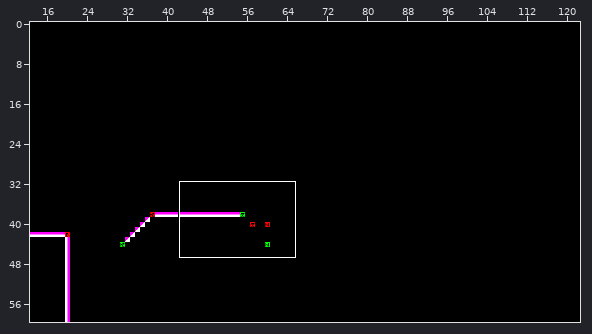
An edit to a level. Tiled map, res/levels/level0.tmx. Above: a wide view before the commit, with the close-up outlined.
Close-up. Old version:
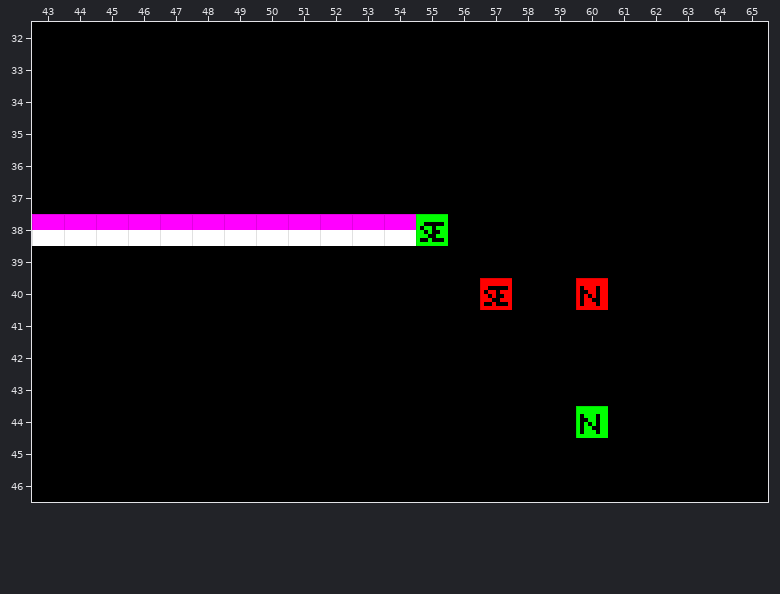
Cells are 8x8 px. Shown: x 43..65, y 32..46. The commit also changed other parts of the map, which this record leaves out.
Now the later version:
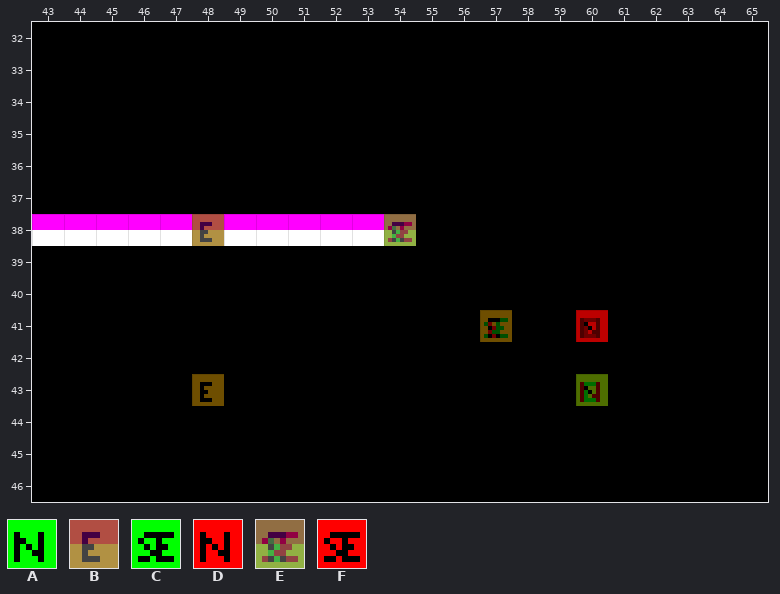
Key: from "tilesheet": A 144, B 145, C 147, D 160, E 161, F 163.
_ is an empty cell, . an unchanged one.
Tiles of an added or newly shown layer are drawn over the layers below it.
See-through tiles are keyed as they look on the map.
Changes in this commit:
layer "Tile Layer 1" opacity 100% -> 54%
--- layer "Tile Layer 1"
@@ x 48..55 @@
-38 _....._C
+38 B.....E_
@@ x 57..60 @@
-40 F..D
-41 _.._
+40 _.._
+41 B..E
@@ x 48..60 @@
-43 _..........._
-44 ............A
+43 B...........E
+44 ............_
--- layer "Tile Layer 2" (now shown)
@@ x 48..54 @@
-38 _....._
+38 E.....C
@@ x 57..60 @@
-41 _.._
+41 F..D
@@ x 48..60 @@
-43 _..........._
+43 E...........A
